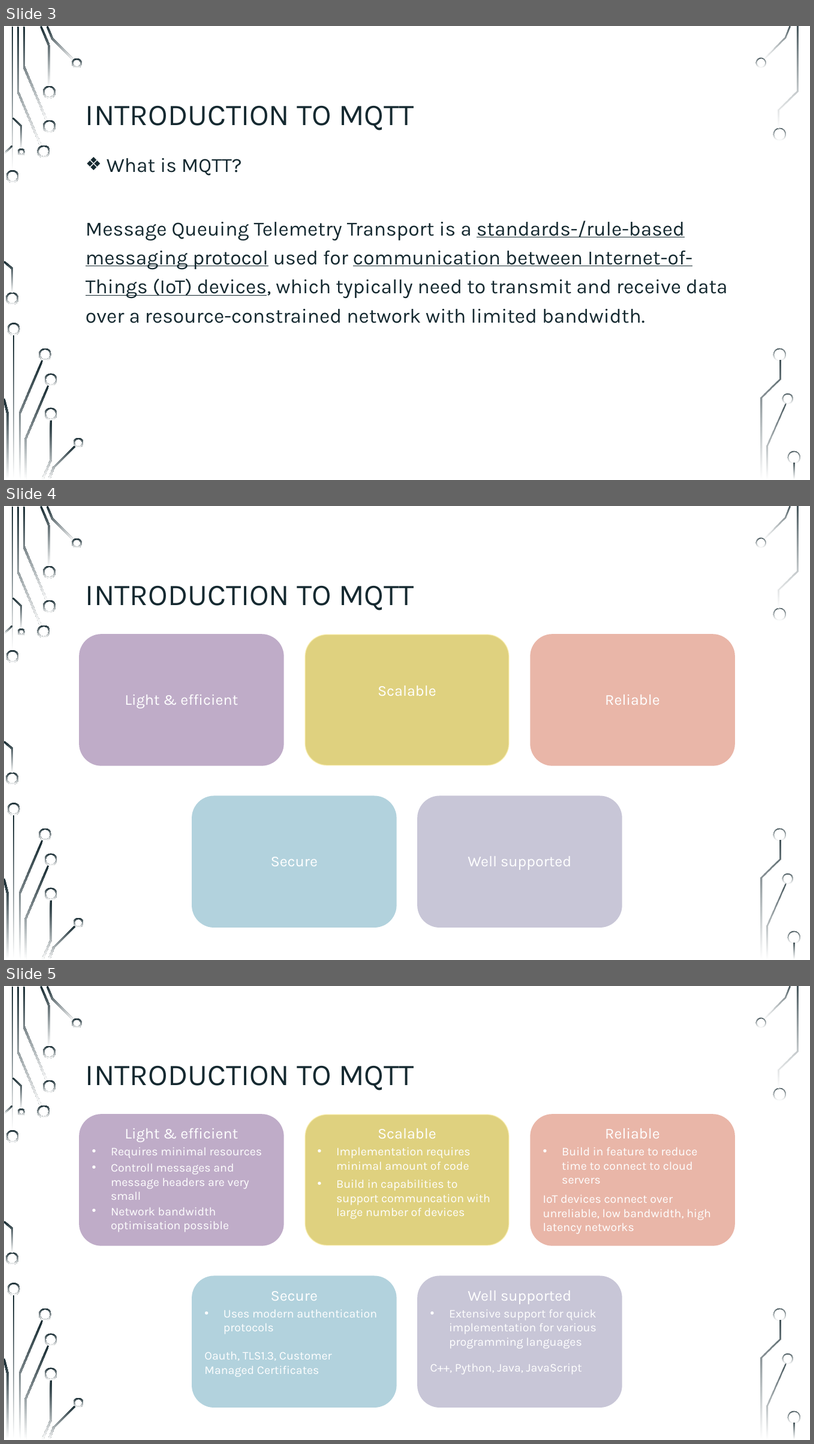
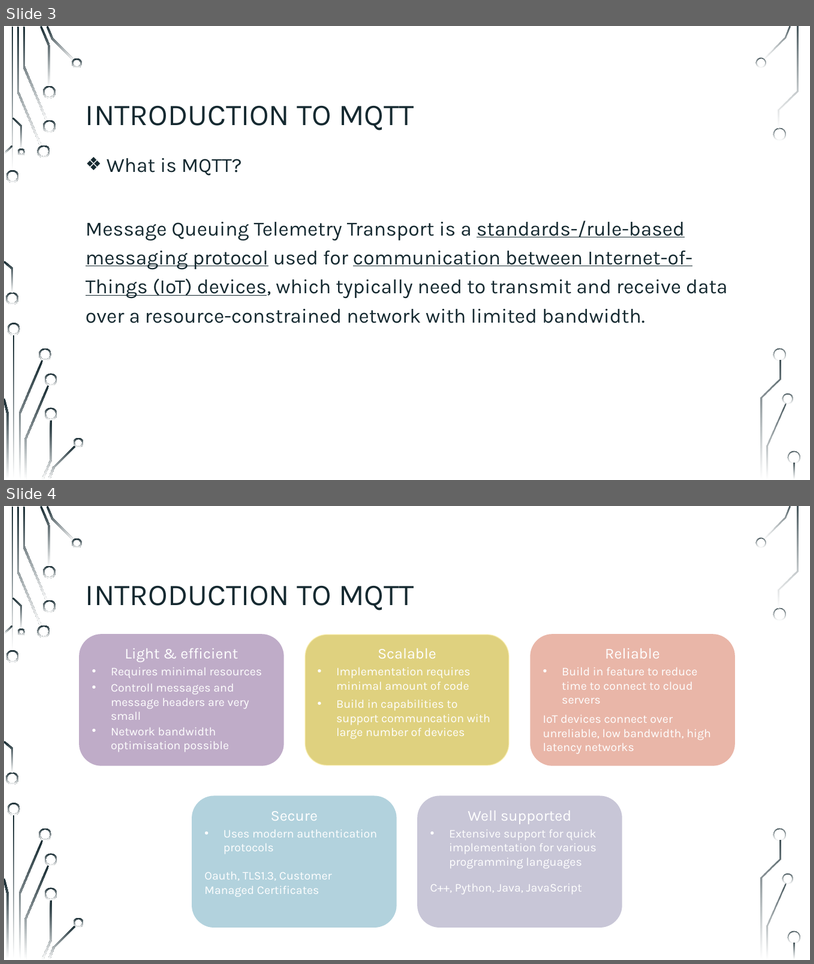
Before and after one commit to sebivenlo/ESD-2023-MQTT, a slide deck: Presentation/Jonas MQTT.pptx. Shown one above the other, each under a label of ours: slides 3, 4 and 5 before the commit, slides 3 and 4 after it. The pictures are 814x1444 and 814x964 pixels, drawn with LibreOffice and Linux fonts; fonts in the diff are those of the drawing; background and template pictures are left out. Boxes give left, top, right and bottom in pixels: in the first picture for what was removed or moved away, otherwise in the second. Text is boxed around its words. In the diff, an @@ line names an element or a change of style, - is before the commit and + after.

```diff
--- a/Presentation/Jonas MQTT.pptx
+++ b/Presentation/Jonas MQTT.pptx
@@ slide 4 removed at <box>4,506,810,960</box>, background picture (left out); not listed: 36 template elements that a slide beside it also shows @@
@@ title removed at <box>86,585,414,610</box> @@
-INTRODUCTION TO MQTT
@@ rounded rectangle removed at <box>80,634,284,765</box> @@
-Light & efficient
@@ rounded rectangle removed at <box>305,634,509,765</box> @@
-Scalable
@@ rounded rectangle removed at <box>531,634,735,765</box> @@
-Reliable
@@ rounded rectangle removed at <box>192,796,396,927</box> @@
-Secure
@@ rounded rectangle removed at <box>419,796,622,927</box> @@
-Well supported
@@ what was slide 5 is now slide 4 @@
```
Also in this commit, not shown: 4 slides changed, 1 slide added.
